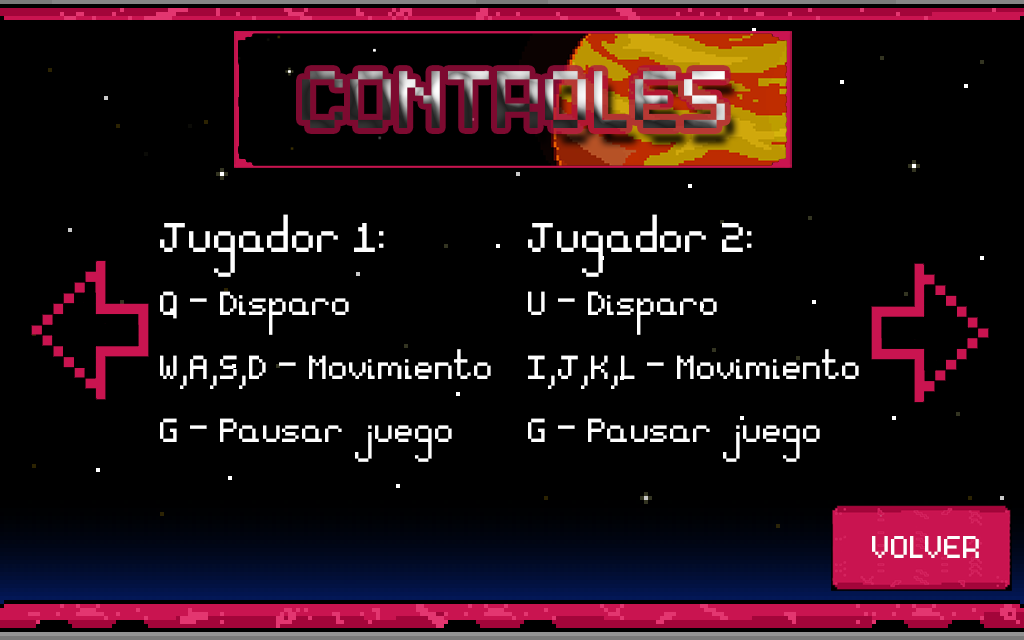
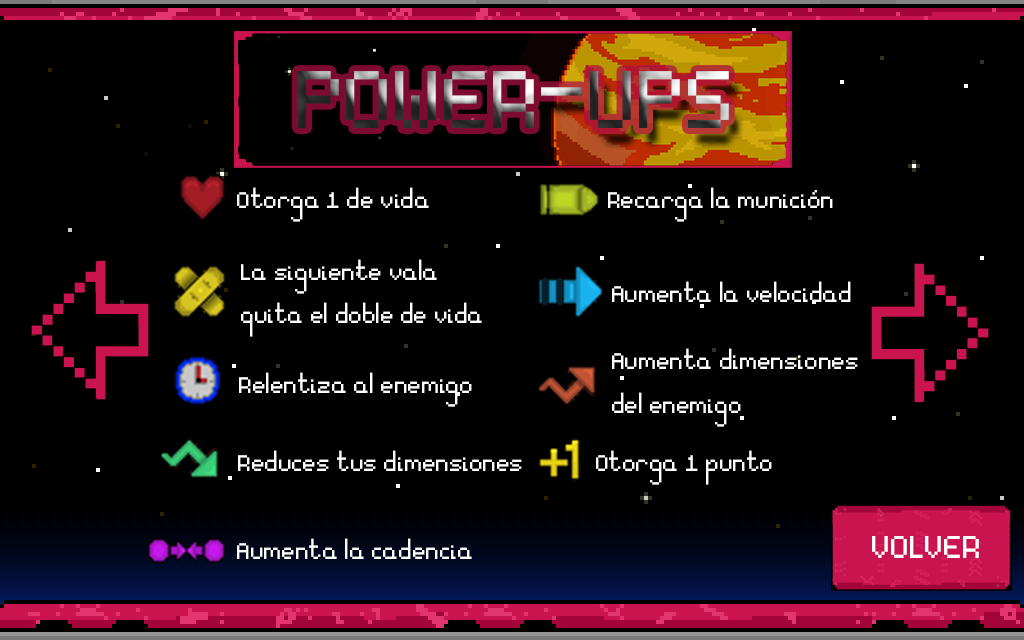
Two versions of the same layered image (1024×640). Layer-by-layer changes:
showed "POWER-UPS" over [298,71,729,128]
hid "CONTROLES" over [302,71,725,128]
hid group "Tuto 3" (2 layers) over [160,214,859,462]
showed group "Tuto 2" (18 layers) over [147,174,858,563]
painted on "La siguiente vala quita el doble de vida" over [241,259,482,337]
painted on "Aumenta la velocidad" over [612,281,851,308]
painted on "Recarga la munición" over [608,187,833,222]
painted on "Aumenta dimensiones del enemigo" over [611,348,858,427]
painted on "Relentiza al enemigo" over [239,372,472,407]
painted on "Otorga 1 punto" over [596,450,772,485]
painted on "Reduces tus dimensiones" over [238,450,522,471]
painted on "Aumenta la cadencia" over [237,538,472,559]
painted on "Otorga 1 de vida" over [237,187,429,222]
painted on "health" over [179,174,268,228]
painted on "damage" over [173,264,266,322]
painted on "cadence" over [147,536,272,563]
painted on "big" over [526,359,597,406]
painted on "ammo" over [538,183,600,227]
painted on "velocity" over [538,265,604,318]
moved "small" above "slow", painted on it over [149,438,256,482]
moved "slow" above "point", painted on it over [173,355,269,406]
moved "point" below "slow", painted on it over [538,438,601,481]
